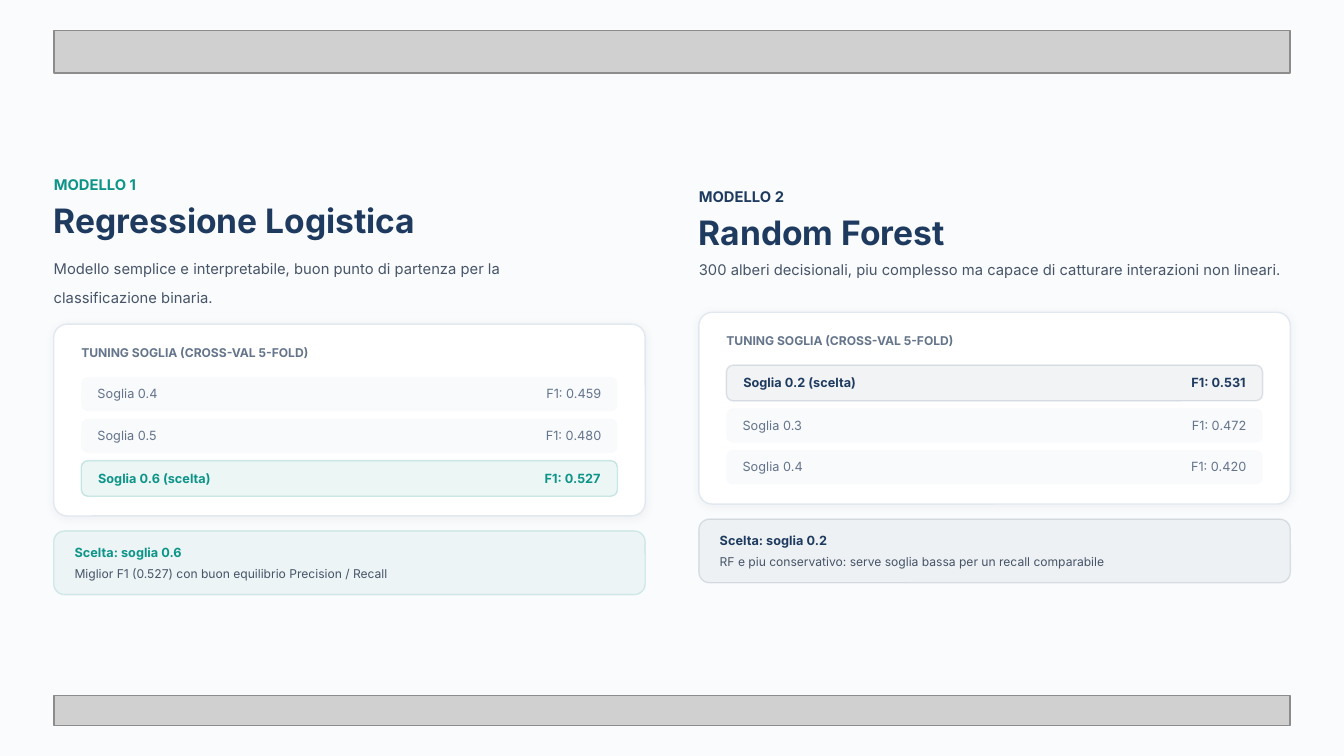
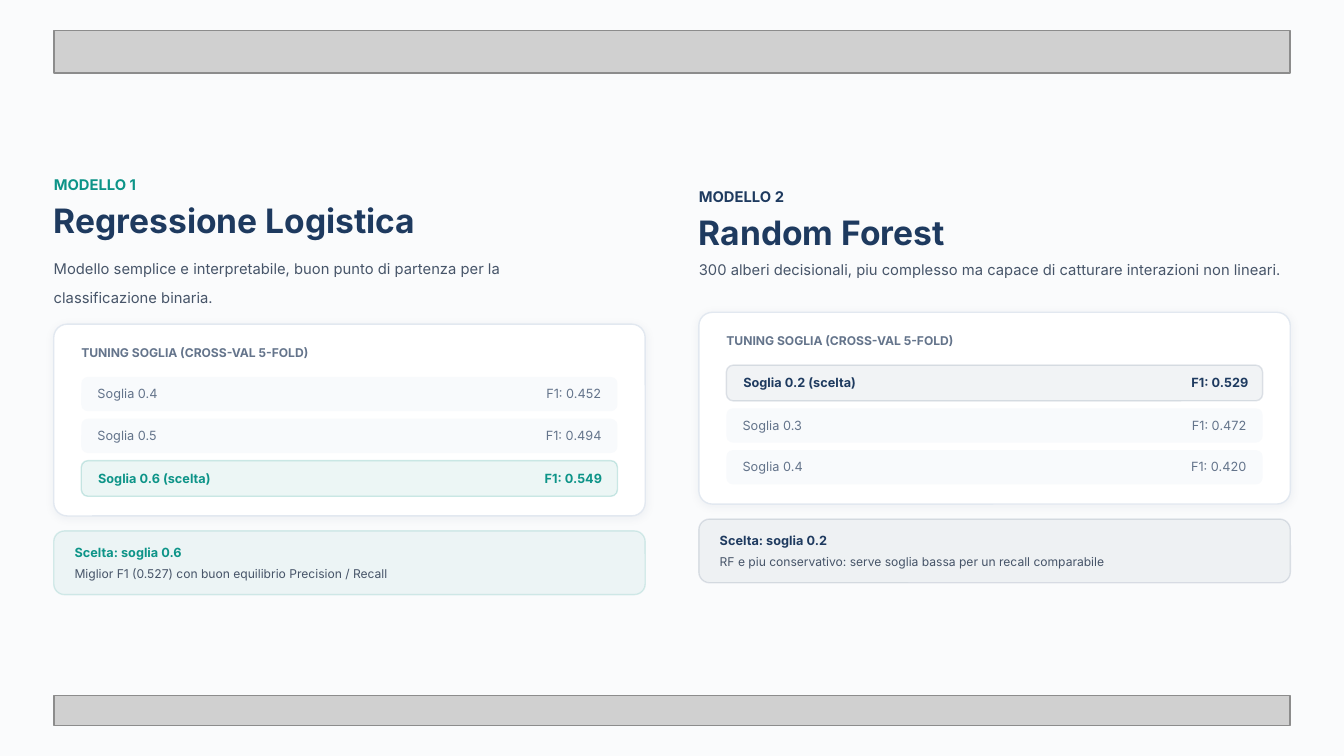
Before and after one commit to OlgaShopieva/adabi-hr-attrition-prediction, a slide deck: slide 6 of HR-Attrition-Prediction.pptx. Drawn at 1344x756 pixels with LibreOffice and Linux fonts; fonts in the diff are those of the drawing; grey boxes stand for pictures. Boxes give left, top, right and bottom in pixels: in the first picture for what was removed or moved away, otherwise in the second. Text is boxed around its words. In the diff, an @@ line names an element or a change of style, - is before the commit and + after.

```diff
--- a/HR-Attrition-Prediction.pptx
+++ b/HR-Attrition-Prediction.pptx
@@ text at (x1=546, y1=388, x2=601, y2=398): text changed @@
-F1: 0.459
+F1: 0.452
@@ text at (x1=1191, y1=377, x2=1249, y2=387): text changed @@
-F1: 0.531
+F1: 0.529
@@ text at (x1=546, y1=430, x2=602, y2=440): text changed @@
-F1: 0.480
+F1: 0.494
@@ text at (x1=545, y1=473, x2=602, y2=483): text changed @@
-F1: 0.527
+F1: 0.549
```
